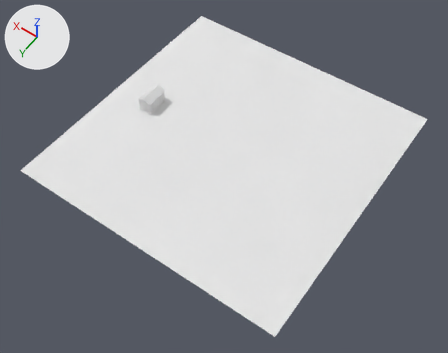
An edit to the Blender file models/blender/surface_with_station3.blend, drawn before and after from the same camera.
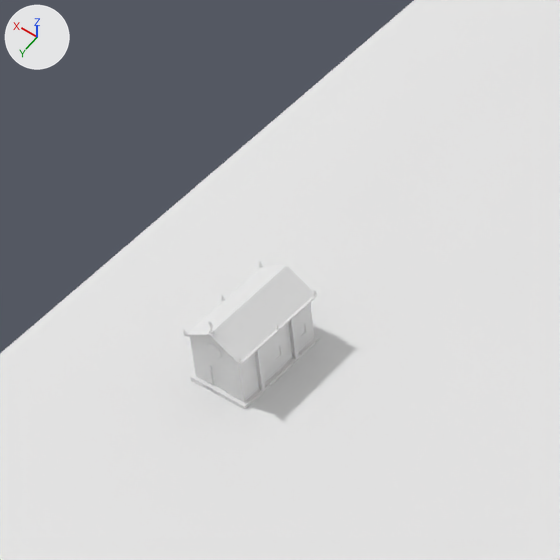
Each version appears first whole from a 50 mm camera at (-6.36, 9.22, 12.88) aimed at (-0.34, 0.81, -0.35), and next in a close-up on the part from 22% to 48% of the width and 8% to 41% of the height. Every picture has the same lights, and +X, +Y and +Z are marked at upper left.
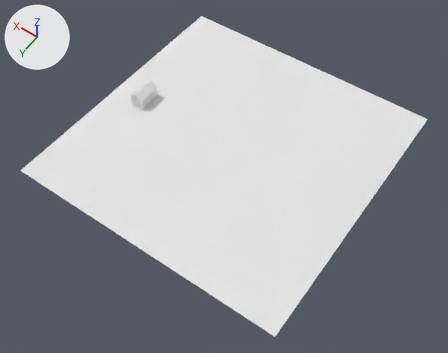
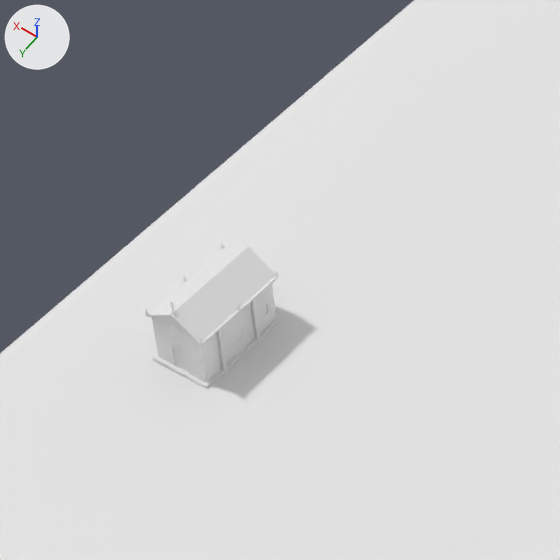
Boxes [x1, y1, x2, y2] around the edits, measured in the close-ups (560 x 560 px; the box of a moved part takes in the faces that stretch with it):
```json
{"part": 1, "of": "me_plane", "change": "moved or reshaped", "before": [207, 343, 222, 358], "after": [168, 323, 183, 339]}
{"part": 2, "of": "me_plane", "change": "moved or reshaped", "before": [185, 265, 320, 408], "after": [146, 246, 282, 387]}
{"part": 3, "of": "me_plane", "change": "moved or reshaped", "before": [242, 338, 318, 409], "after": [203, 319, 279, 389]}
{"part": 4, "of": "me_plane", "change": "moved or reshaped", "before": [289, 318, 299, 359], "after": [250, 298, 260, 340]}
{"part": 5, "of": "me_plane", "change": "moved or reshaped", "before": [255, 349, 265, 390], "after": [216, 328, 227, 370]}
{"part": 6, "of": "me_plane", "change": "moved or reshaped", "before": [208, 290, 317, 335], "after": [169, 271, 278, 315]}
```

Scene script edits in JSON lines:
```json
{"block": "me_plane", "where": "# used by ob_plane; location = (0.0, 0.0, 0.0)"}
{"op": "remove", "block": "me_plane", "code": "me_plane.from_pydata(...)  # 2187 vertices, 2132 faces; spans x -4.0..4.0, y -4.0..4.0, z 0.0..0.64"}
{"op": "add", "block": "me_plane", "code": "me_plane.from_pydata(...)  # 2187 vertices, 2132 faces; spans x -4.0..4.0, y -4.0..4.0, z 0.0..0.63"}
{"block": "me_plane", "change": "me_plane part 1: the loose piece of 121 vertices spanning x 2.61..2.73, y 0.45..0.46, z 0.35..0.46 is moved by (0.3, 0.0, -0.01)"}
{"block": "me_plane", "change": "me_plane part 2: the loose piece of 120 vertices spanning x 2.45..2.88, y -0.24..0.48, z 0.05..0.56 is moved by (0.3, 0.0, -0.01)"}
{"block": "me_plane", "change": "me_plane part 3: the loose piece of 12 vertices spanning x 2.46..2.48, y -0.21..0.48, z 0.05..0.09 is moved by (0.3, 0.0, -0.01)"}
{"block": "me_plane", "change": "me_plane part 4: the loose piece of 8 vertices spanning x 2.46..2.48, y -0.03..0.0, z 0.09..0.43 is moved by (0.3, 0.0, -0.01)"}
{"block": "me_plane", "change": "me_plane part 5: the loose piece of 8 vertices spanning x 2.46..2.48, y 0.28..0.31, z 0.09..0.43 is moved by (0.3, 0.0, -0.01)"}
{"block": "me_plane", "change": "me_plane part 6: 102 of the vertices in x 2.45..2.69, y -0.24..0.46, z 0.44..0.64 are moved by (0.3, 0.0, -0.01)"}
```
